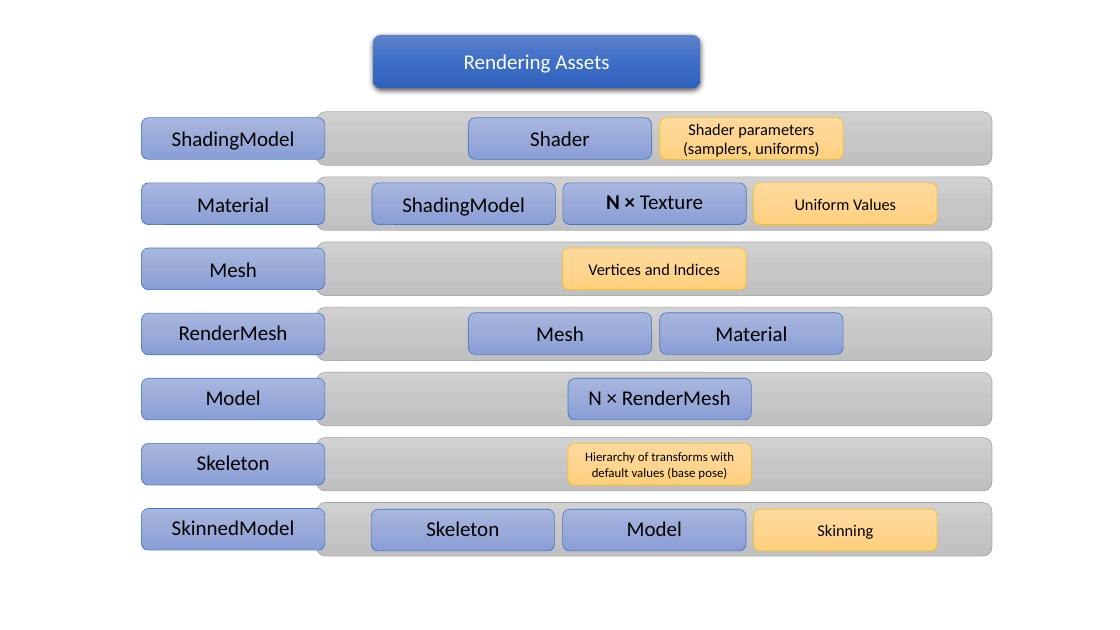
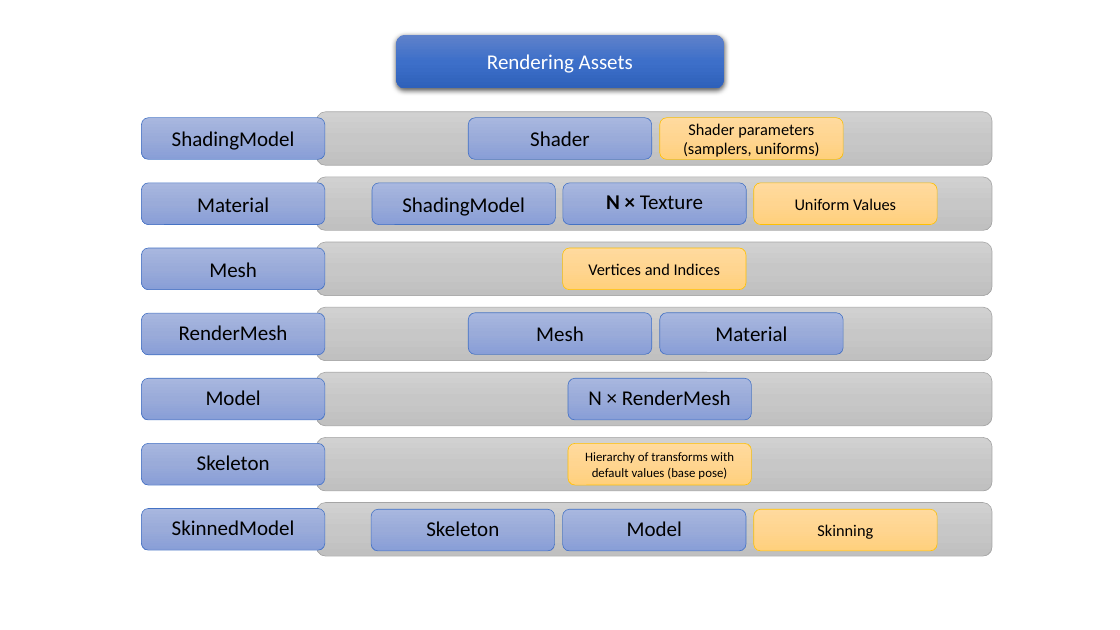
Before and after one commit to pawel-kaleta/FoolsEngine, a slide deck: slide 5 of Documentation/Asset Pipeline.pptx (slide 3 before the commit). Drawn at 1120x630 pixels with LibreOffice and Linux fonts; fonts in the diff are those of the drawing. Boxes give left, top, right and bottom in pixels: in the first picture for what was removed or moved away, otherwise in the second. Text is boxed around its words. In the diff, an @@ line names an element or a change of style, - is before the commit and + after.

```diff
--- a/Documentation/Asset Pipeline.pptx
+++ b/Documentation/Asset Pipeline.pptx
@@ rounded rectangle "Rendering Assets": place and size @@
-rounded rectangle "Rendering Assets" at (373,34,701,88)
+rounded rectangle "Rendering Assets" at (397,34,724,88)
```
Also in this commit, not shown: 3 other slides changed, 2 slides added, 12 other files.
